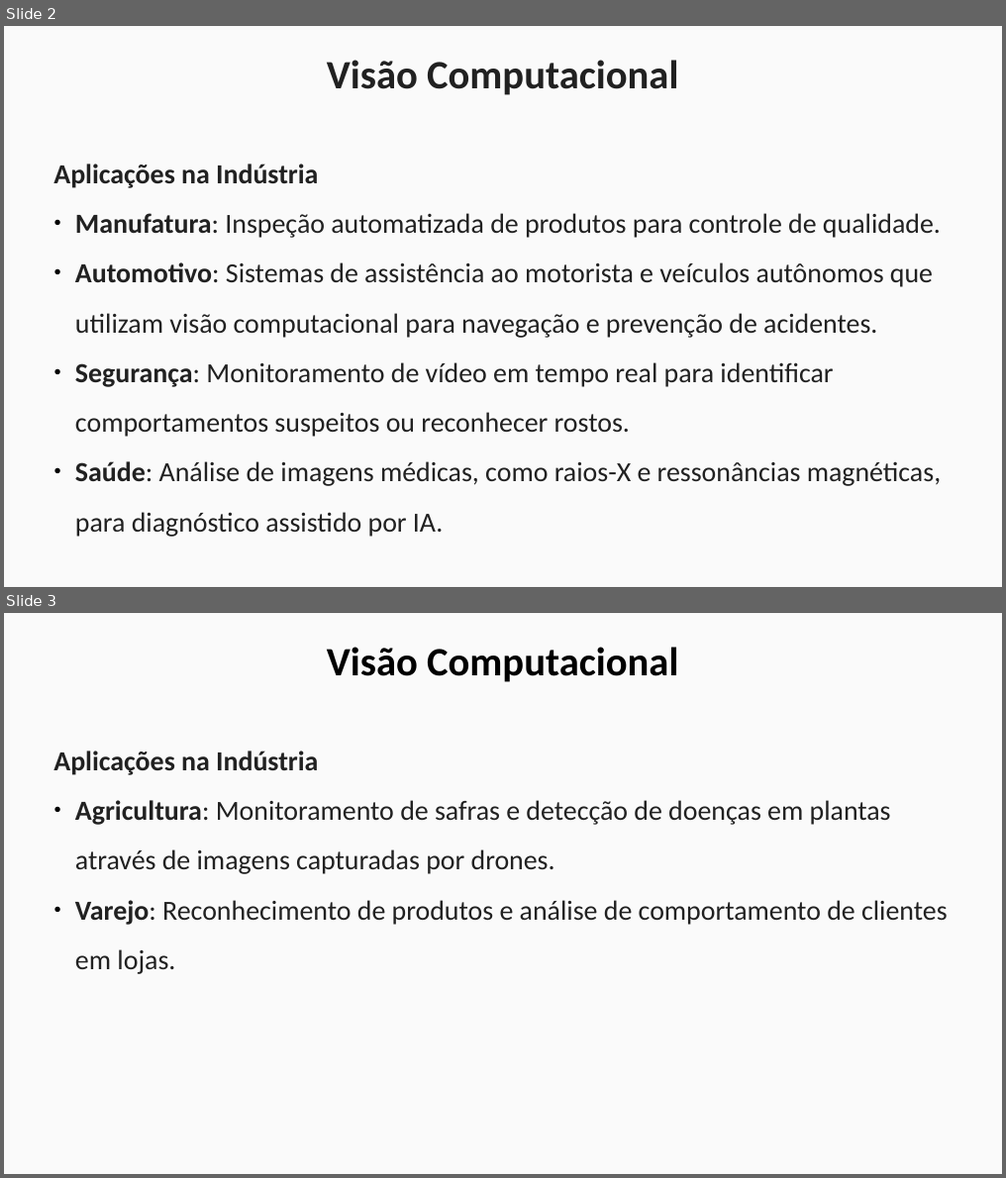
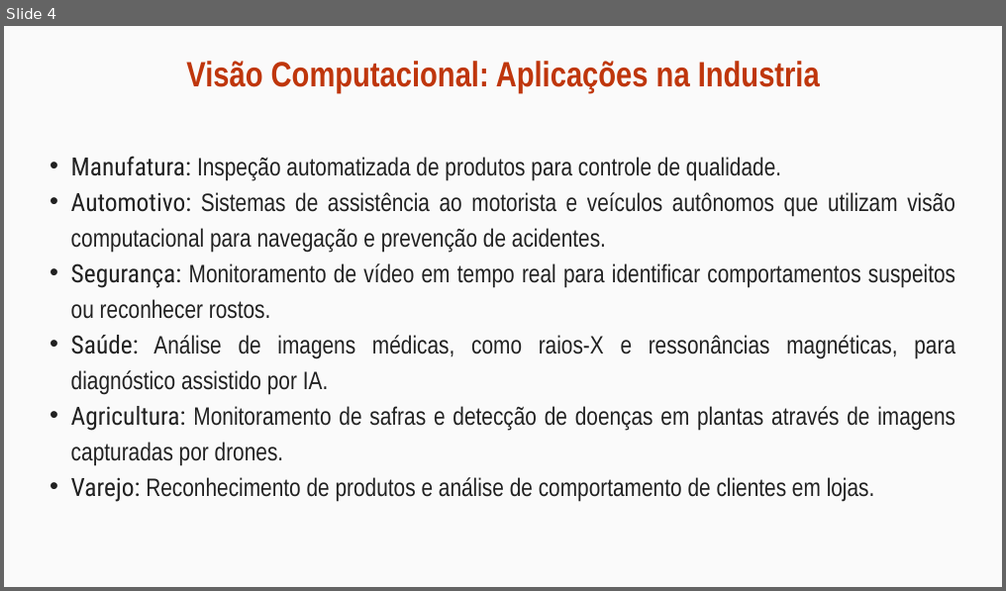
Before and after one commit to maurizioprizzi/finding_lanes, a slide deck: computer_vision_encounter_01.odp. Shown one above the other, each under a label of ours: slides 2 and 3 before the commit, slide 4 after it. The pictures are 1006x1178 and 1006x591 pixels, drawn with LibreOffice and Linux fonts; fonts in the diff are those of the drawing. Boxes give left, top, right and bottom in pixels: in the first picture for what was removed or moved away, otherwise in the second. Text is boxed around its words. In the diff, an @@ line names an element or a change of style, - is before the commit and + after.

```diff
--- a/computer_vision_encounter_01.odp
+++ b/computer_vision_encounter_01.odp
@@ slide 3 removed at [4, 613, 1002, 1174], background #FAFAFA @@
@@ title removed at [327, 647, 678, 682] @@
-Visão Computacional
@@ subtitle removed at [54, 751, 947, 974] @@
-Aplicações na Indústria
-● Agricultura: Monitoramento de safras e detecção de doenças em plantas através de imagens capturadas por drones.
-● Varejo: Reconhecimento de produtos e análise de comportamento de clientes em lojas.
@@ what was slide 2 is now slide 4 @@
@@ slide 4 changed as well @@
@@ title "Visão Computacional: Aplicações na Industria" at [186, 61, 820, 93]: vertical alignment top to middle @@
@@ title at [186, 61, 820, 93]: text changed; size 32 to 28 pt; font Calibri to Arial Narrow; text colour #212121 to #BF360C @@
-Visão Computacional
+Visão Computacional: Aplicações na Industria
@@ subtitle at [54, 164, 318, 188]: paragraph removed @@
-Aplicações na Indústria
@@ subtitle at [71, 156, 955, 395]: size 22 to 20 pt in "Manufatura: Inspeção automatizada de produtos para controle ...", "Automotivo: Sistemas de assistência ao motorista e ...", "Segurança: Monitoramento de vídeo em tempo real ...", "Saúde: Análise de imagens médicas, como raios-X ..."; font Calibri to Roboto Condensed, bold off in "Manufatura:", "Automotivo:", "Segurança:", "Saúde:"; font Calibri to Arial Narrow in "Inspeção automatizada de produtos para controle de ...", "Sistemas de assistência ao motorista e veículos ...", "Monitoramento de vídeo em tempo real para ...", "Análise de imagens médicas, como raios-X e ..."; alignment left to justified; bullet ● to •; line spacing 1.5 to 28.4pt @@
@@ subtitle at [71, 406, 955, 502]: paragraphs added @@
+• Agricultura: Monitoramento de safras e detecção de doenças em plantas através de imagens capturadas por drones.
+• Varejo: Reconhecimento de produtos e análise de comportamento de clientes em lojas.
```
Also in this commit, not shown: 13 other slides changed, 4 slides added, 3 other slides removed, 6 other files.
